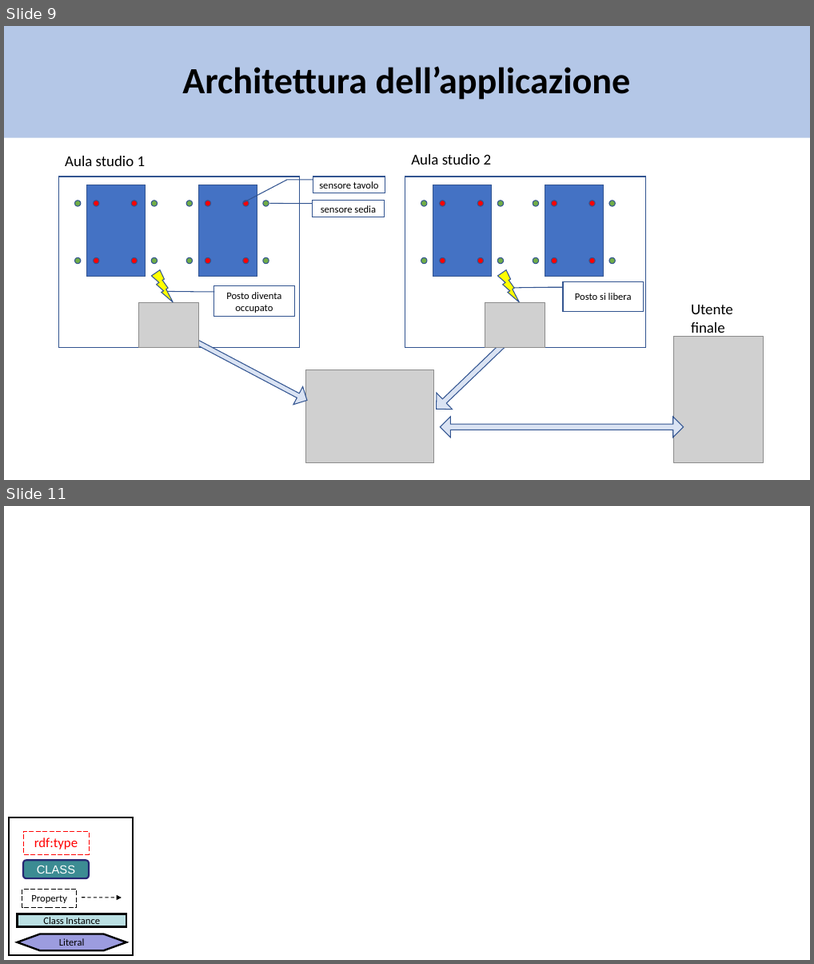
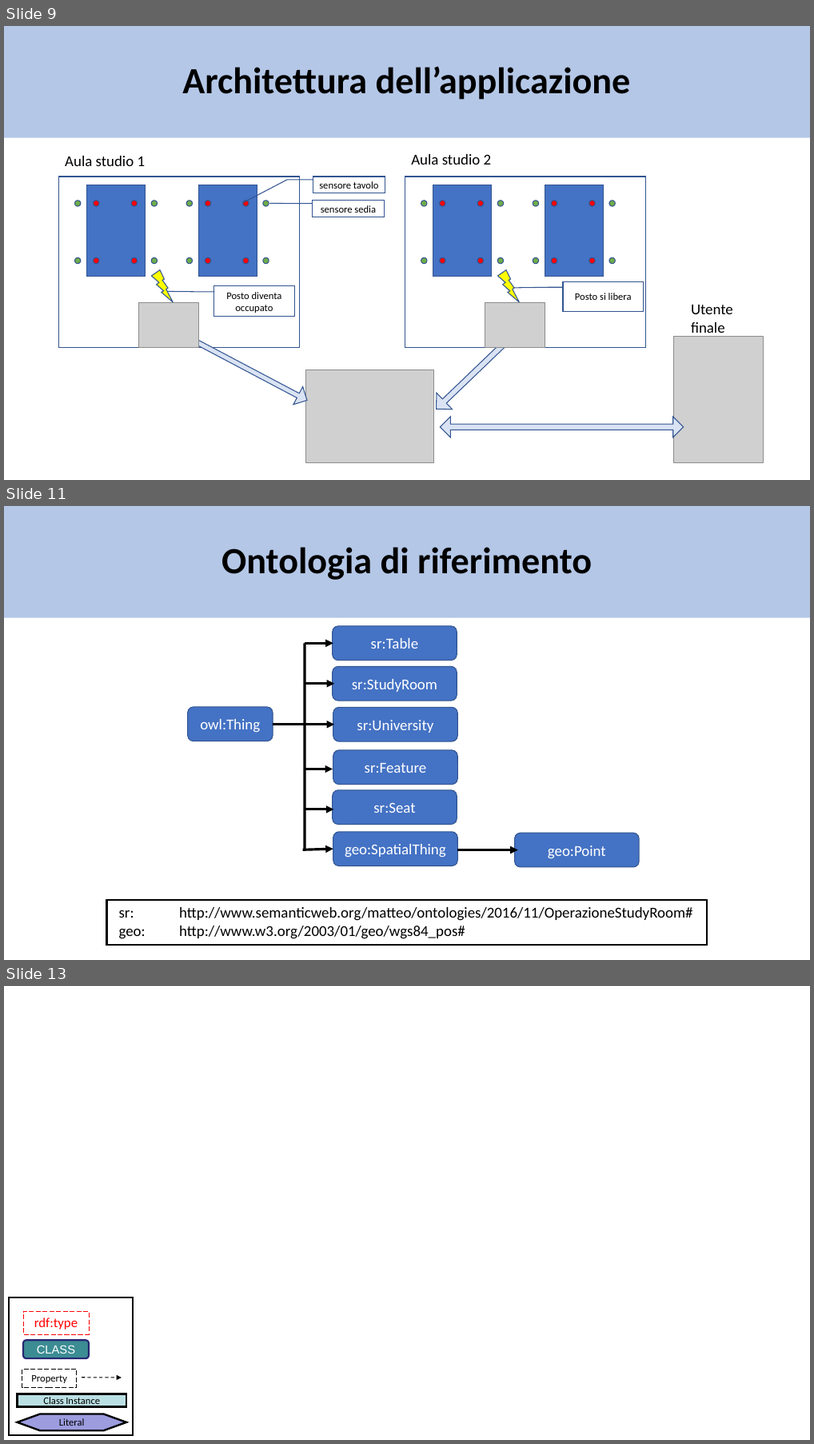
Before and after one commit to matte21/CalcM, a slide deck: ontologia.pptx. Shown one above the other, each under a label of ours: slides 9 and 11 before the commit, slides 9, 11 and 13 after it; the slides between them are not shown. The pictures are 814x964 and 814x1444 pixels, drawn with LibreOffice and Linux fonts; fonts in the diff are those of the drawing; grey boxes stand for pictures. Boxes give left, top, right and bottom in pixels: in the first picture for what was removed or moved away, otherwise in the second. Text is boxed around its words. In the diff, an @@ line names an element or a change of style, - is before the commit and + after.

Commit message:
aggiunge al powerpoint la slide sull'ontologia di riferimento e sull'architettura sowftware dell'applicazione

```diff
--- a/ontologia.pptx
+++ b/ontologia.pptx
@@ slide 11 added at (4, 506, 810, 960), background #FFFFFF @@
@@ rectangle added at (4, 506, 810, 618), fill #B4C7E7, 44 pt, text #000000, bold @@
+Ontologia di riferimento
@@ arrow added from (305, 644) to (334, 644), #000000 3 pt @@
@@ line added from (305, 644) to (305, 850), #000000 3 pt @@
@@ rounded rectangle added at (333, 626, 457, 660), fill #4472C4, outline #325491 1 pt, 18 pt, text #FFFFFF @@
+sr:Table
@@ rounded rectangle added at (333, 666, 457, 700), fill #4472C4, outline #325491 1 pt, 18 pt, text #FFFFFF @@
+sr:StudyRoom
@@ arrow added from (306, 684) to (334, 684), #000000 3 pt @@
@@ rounded rectangle added at (188, 707, 274, 741), fill #4472C4, outline #325491 1 pt, 18 pt, text #FFFFFF @@
+owl:Thing
@@ rounded rectangle added at (334, 707, 458, 741), fill #4472C4, outline #325491 1 pt, 18 pt, text #FFFFFF @@
+sr:University
@@ arrow added from (273, 724) to (334, 724), #000000 3 pt @@
@@ arrow added from (304, 769) to (333, 769), #000000 3 pt @@
@@ rounded rectangle added at (334, 750, 458, 784), fill #4472C4, outline #325491 1 pt, 18 pt, text #FFFFFF @@
+sr:Feature
@@ rounded rectangle added at (333, 790, 457, 824), fill #4472C4, outline #325491 1 pt, 18 pt, text #FFFFFF @@
+sr:Seat
@@ arrow added from (306, 809) to (334, 809), #000000 3 pt @@
@@ rounded rectangle added at (334, 832, 458, 866), fill #4472C4, outline #325491 1 pt, 18 pt, text #FFFFFF @@
+geo:SpatialThing
@@ rounded rectangle added at (515, 832, 640, 867), fill #4472C4, outline #325491 1 pt, 18 pt, text #FFFFFF @@
+geo:Point
@@ arrow added from (303, 850) to (334, 848), #000000 3 pt @@
@@ arrow added from (458, 850) to (518, 850), #000000 3 pt @@
@@ rectangle added at (107, 900, 707, 944), outline #000000 2.25 pt @@
@@ text added at (119, 907, 693, 939), 18 pt, text #000000 @@
+sr: http://www.semanticweb.org/matteo/ontologies/2016/11/OperazioneStudyRoom#
+geo: http://www.w3.org/2003/01/geo/wgs84_pos#
@@ what was slide 11 is now slide 13 @@
```
Also in this commit, not shown: 3 slides changed, 1 other slide added.
